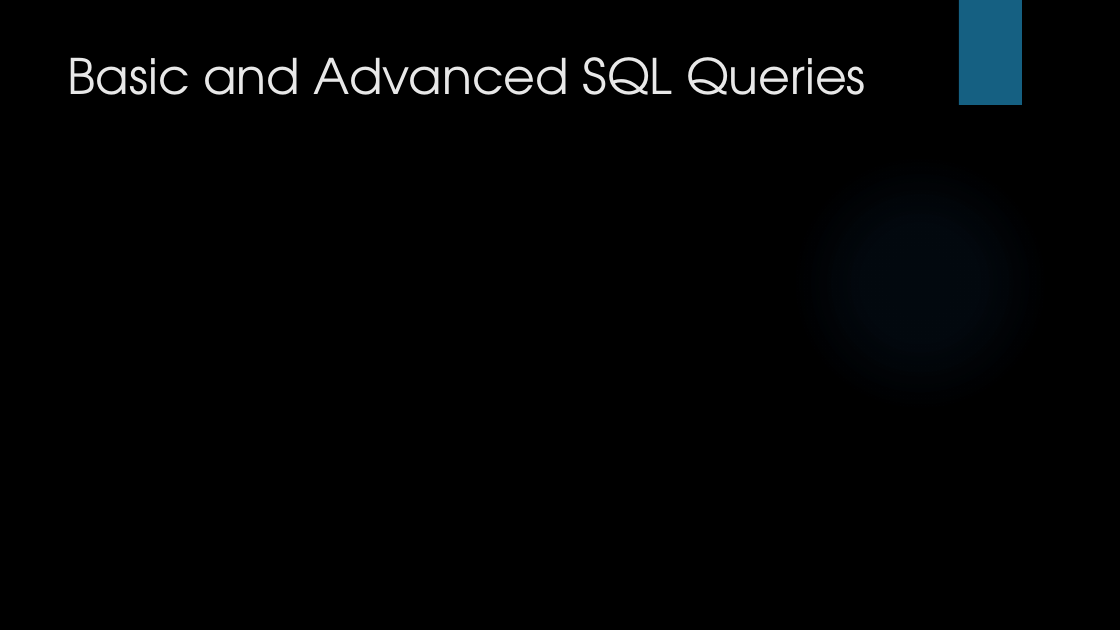
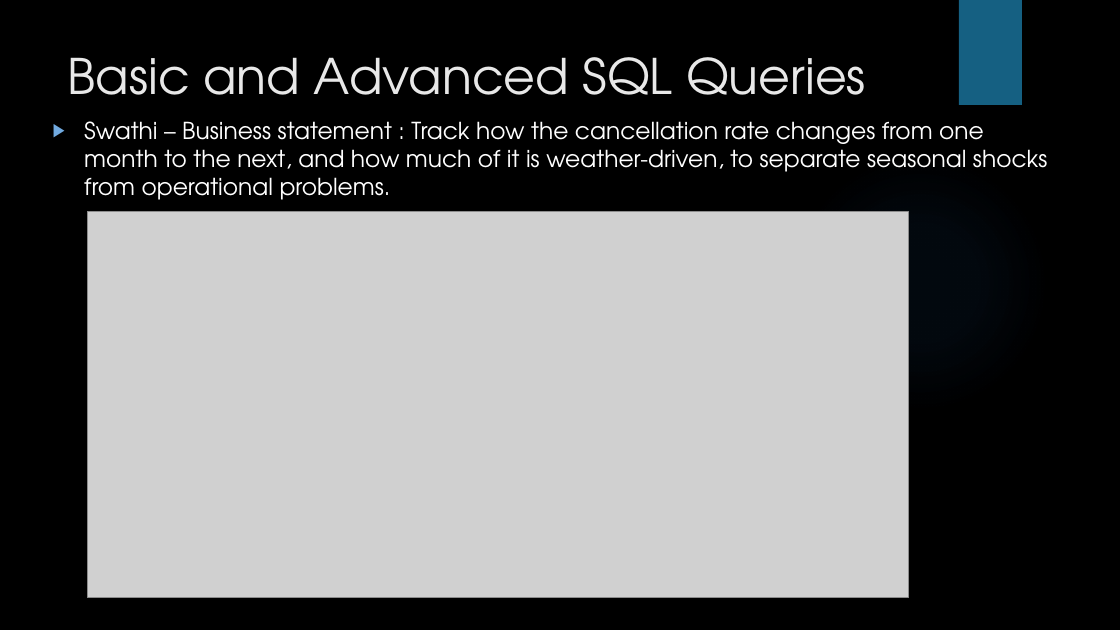
Before and after one commit to CharishmaChandu12/DBMS-Project, a slide deck: slide 14 of Airline Project V2.pptx. Drawn at 1120x630 pixels with LibreOffice and Linux fonts; fonts in the diff are those of the drawing; grey boxes stand for pictures; background and template pictures are left out. Boxes give left, top, right and bottom in pixels: in the first picture for what was removed or moved away, otherwise in the second. Text is boxed around its words. In the diff, an @@ line names an element or a change of style, - is before the commit and + after.

Commit message:
Airline Project V2.1
Added Swathi's query, and Relational schema snapshot

```diff
--- a/Airline Project V2.pptx
+++ b/Airline Project V2.pptx
@@ text added at [84,121,1048,200], 20 pt, text #FFFFFF @@
+▶ Swathi – Business statement : Track how the cancellation rate changes from one month to the next, and how much of it is weather-driven, to separate seasonal shocks from operational problems.
@@ picture added at [87,212,908,598] @@
```
Also in this commit, not shown: 2 other slides changed.
